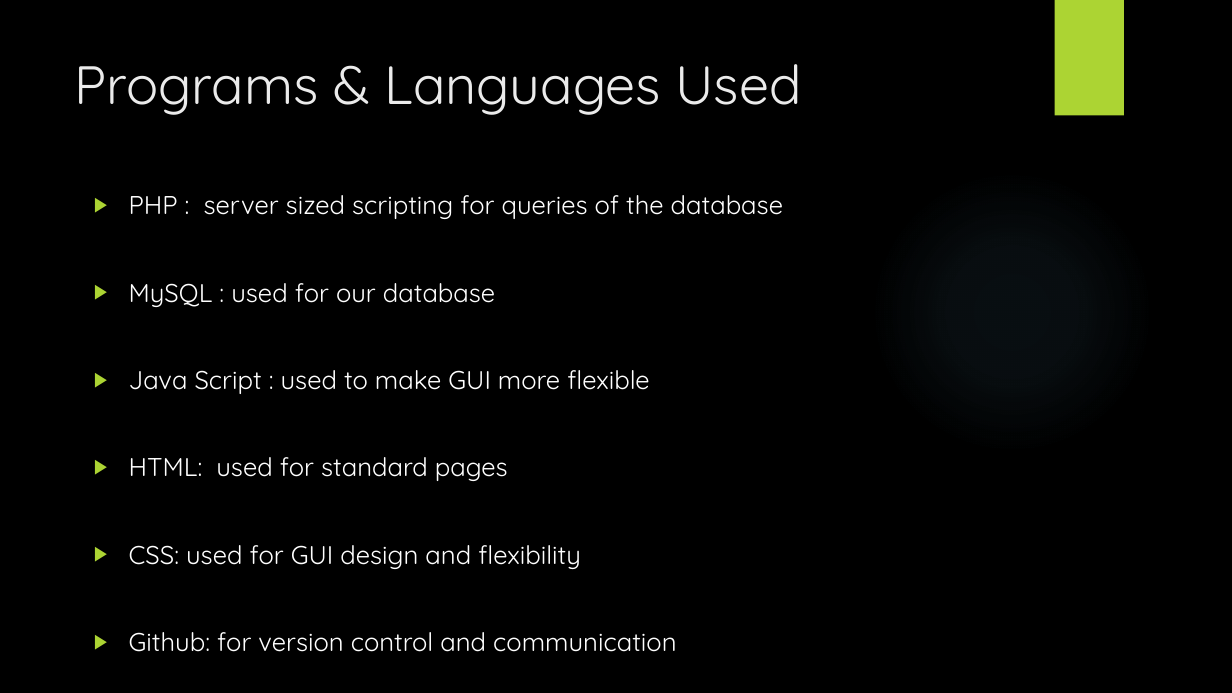
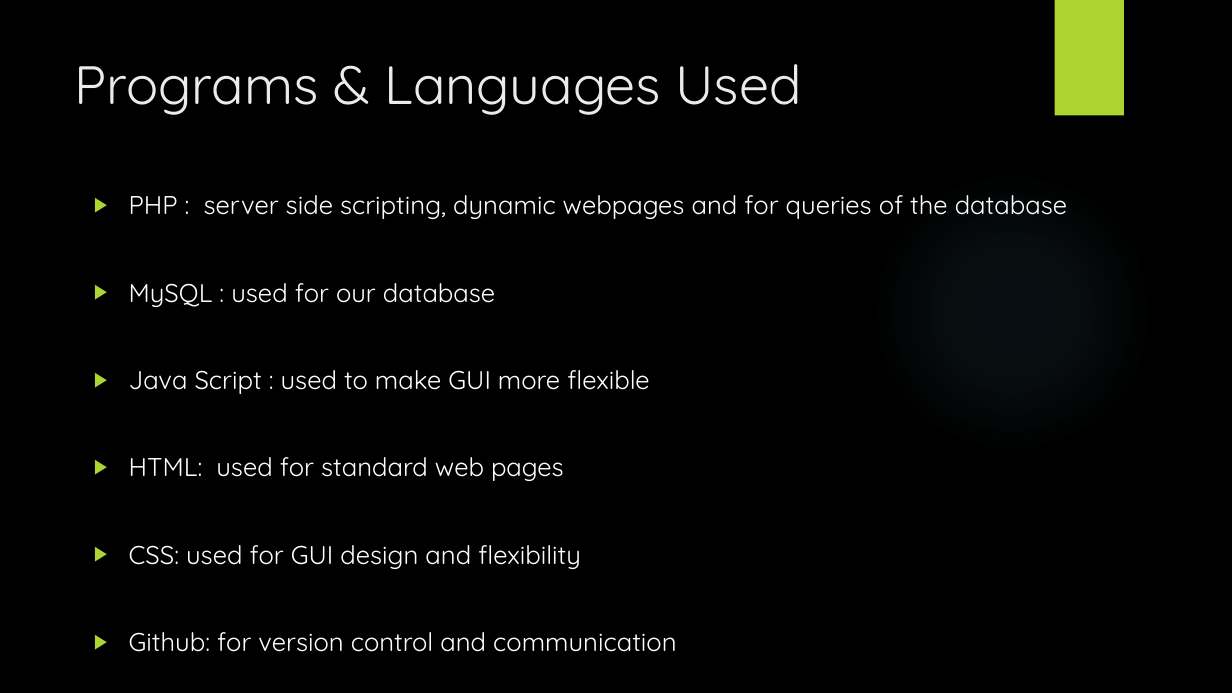
Before and after one commit to Abdallah-Aburezeq/Learning-Management-System-Project, a slide deck: slide 4 of Documents/Software Engineering Project PowerPoint.pptx. Drawn at 1232x693 pixels with LibreOffice and Linux fonts; fonts in the diff are those of the drawing; background and template pictures are left out. Boxes give left, top, right and bottom in pixels: in the first picture for what was removed or moved away, otherwise in the second. Text is boxed around its words. In the diff, an @@ line names an element or a change of style, - is before the commit and + after.

```diff
--- a/Documents/Software Engineering Project PowerPoint.pptx
+++ b/Documents/Software Engineering Project PowerPoint.pptx
@@ text at (129, 195, 1067, 219): text changed @@
-▶ PHP : server sized scripting for queries of the database
+▶ PHP : server side scripting, dynamic webpages and for queries of the database
@@ text at (129, 457, 564, 481): text changed @@
-▶ HTML: used for standard pages
+▶ HTML: used for standard web pages
```
Also in this commit, not shown: 1 other slide changed.
